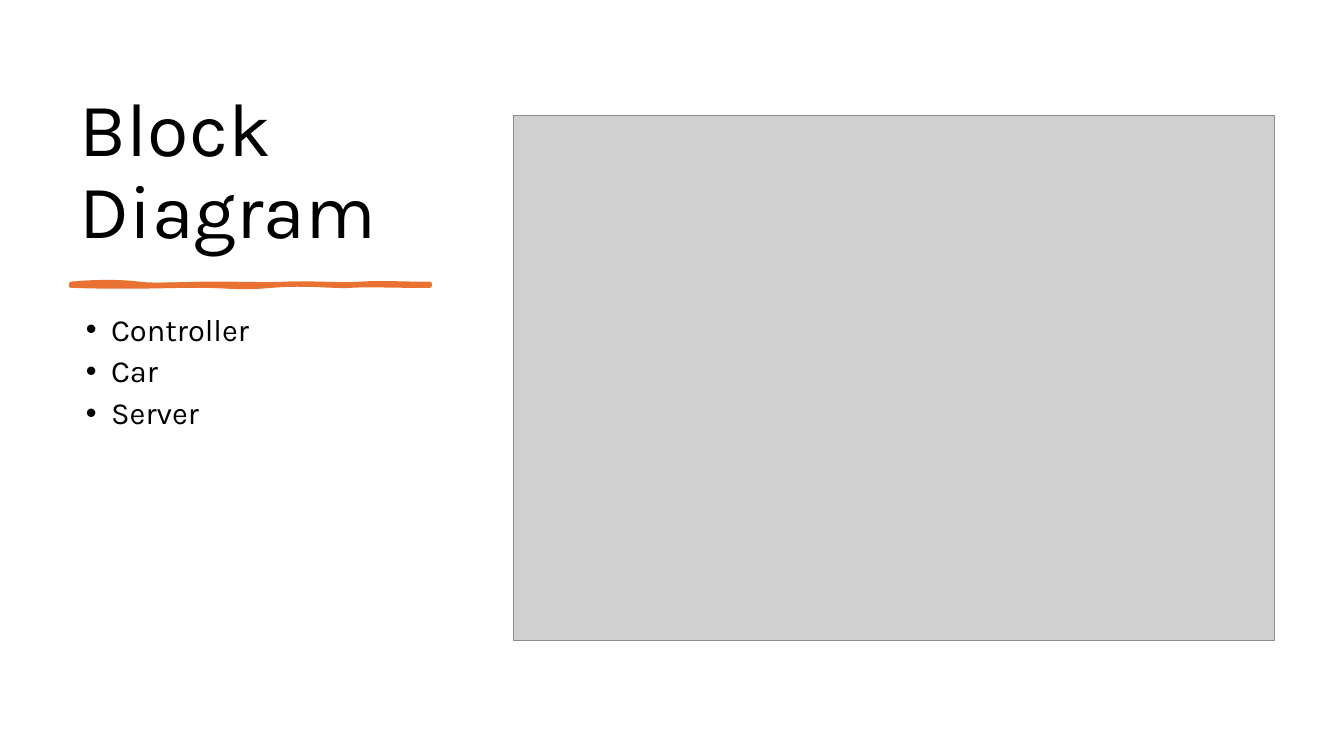
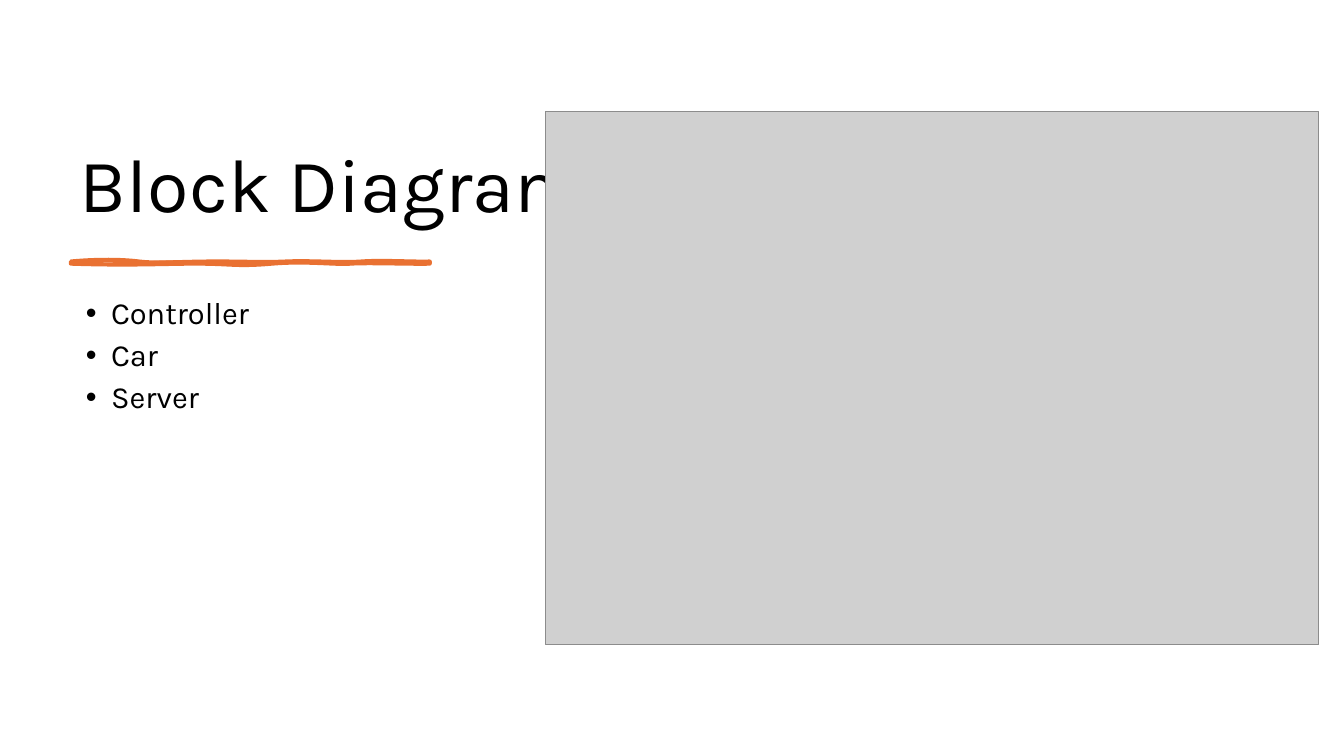
Before and after one commit to RaufPere/RC_CAR_IOT, a slide deck: slide 2 of Documentation/RC_CAR.pptx. Drawn at 1344x756 pixels with LibreOffice and Linux fonts; fonts in the diff are those of the drawing; grey boxes stand for pictures. Boxes give left, top, right and bottom in pixels: in the first picture for what was removed or moved away, otherwise in the second. Text is boxed around its words. In the diff, an @@ line names an element or a change of style, - is before the commit and + after.

```diff
--- a/Documentation/RC_CAR.pptx
+++ b/Documentation/RC_CAR.pptx
@@ title "Block Diagram" rewrapped from box(80, 104, 376, 257) to box(80, 144, 585, 231) @@
@@ picture: place and size @@
-picture at box(513, 116, 1274, 641)
+picture at box(545, 111, 1319, 644)
@@ freeform shape: place and size @@
-freeform shape at box(71, 283, 430, 285)
+freeform shape at box(71, 262, 430, 264)
@@ text "Controller": place and size @@
-text "Controller" at box(111, 320, 249, 425)
+text "Controller" at box(111, 303, 249, 409)
```
Also in this commit, not shown: 2 other slides changed, 2 other files.
